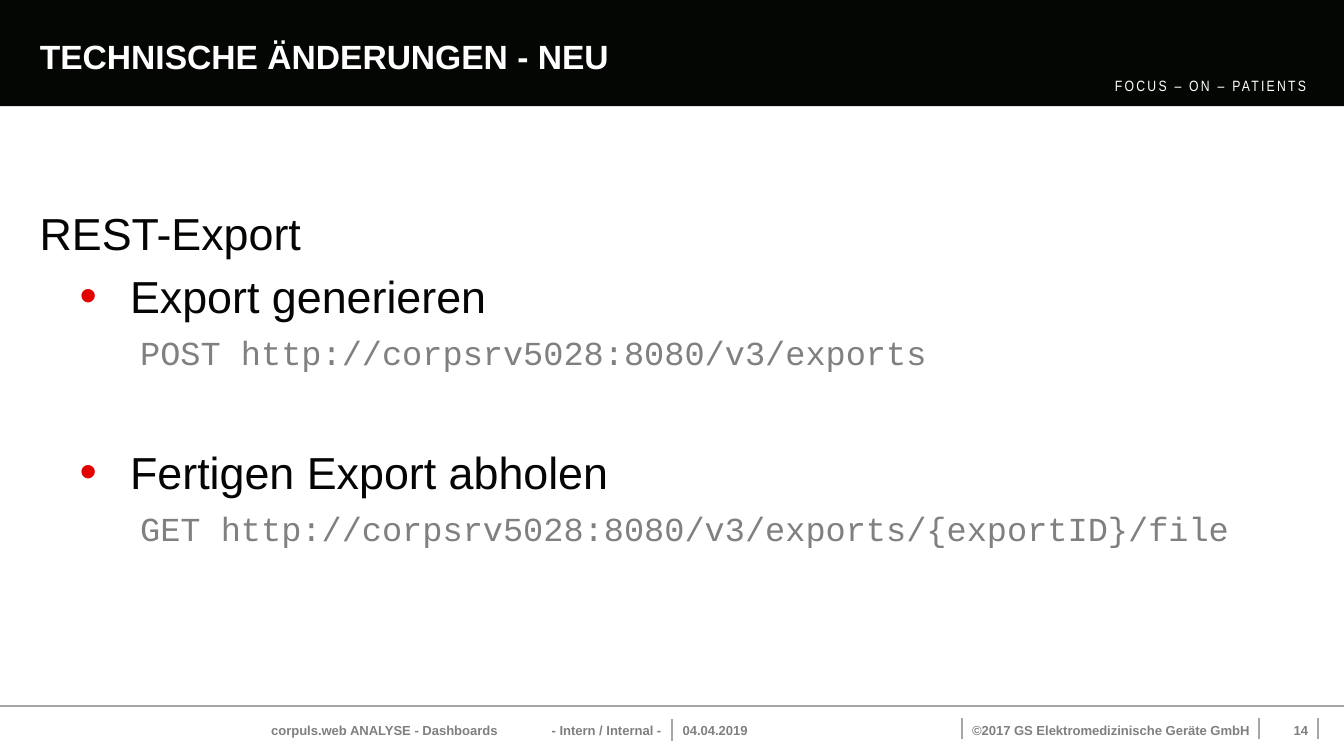
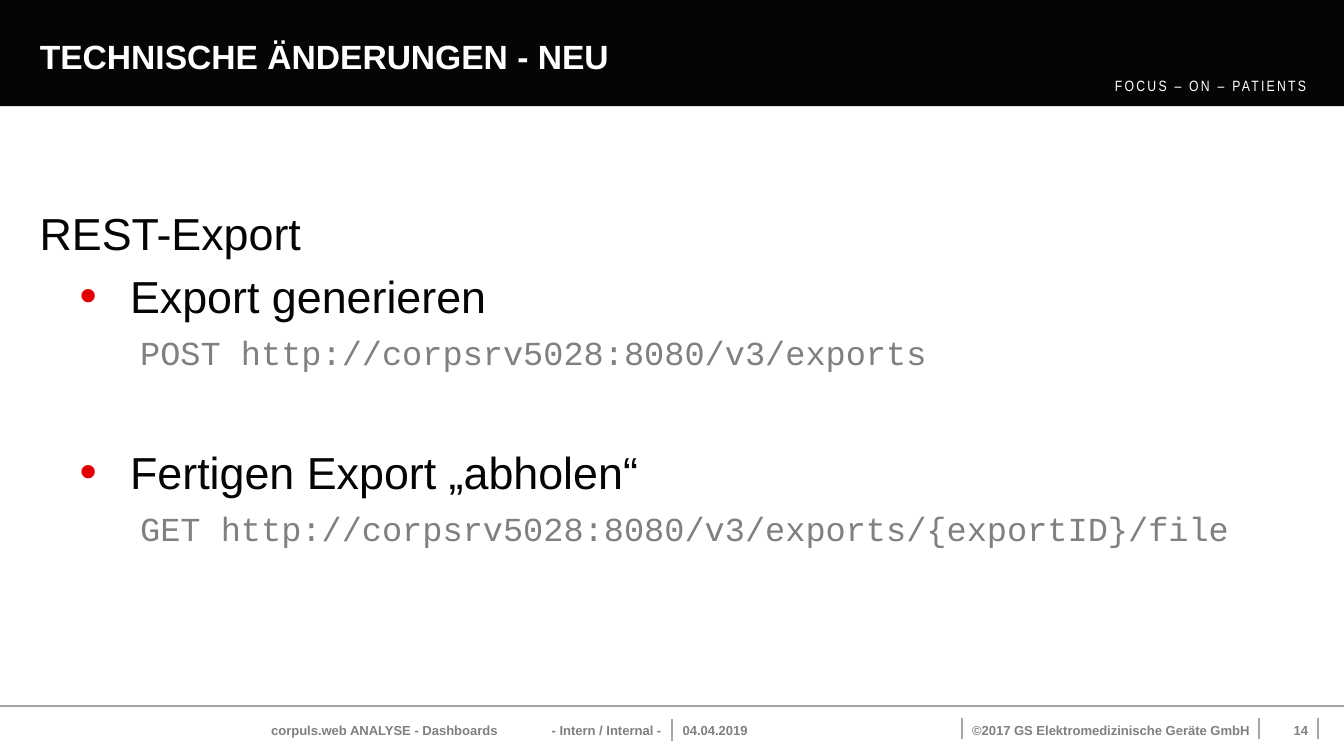
Before and after one commit to ItsJoshuaHirsch/Thesis, a slide deck: slide 14 of Vorstellung_Dashboards.pptx. Drawn at 1344x756 pixels with LibreOffice and Linux fonts; fonts in the diff are those of the drawing; background and template pictures are left out. Boxes give left, top, right and bottom in pixels: in the first picture for what was removed or moved away, otherwise in the second. Text is boxed around its words. In the diff, an @@ line names an element or a change of style, - is before the commit and + after.

```diff
--- a/Vorstellung_Dashboards.pptx
+++ b/Vorstellung_Dashboards.pptx
@@ text at (x1=130, y1=456, x2=638, y2=498): text changed @@
-  • Fertigen Export abholen
+  • Fertigen Export „abholen“
```
Also in this commit, not shown: 1 other slide changed, 1 slide added.
